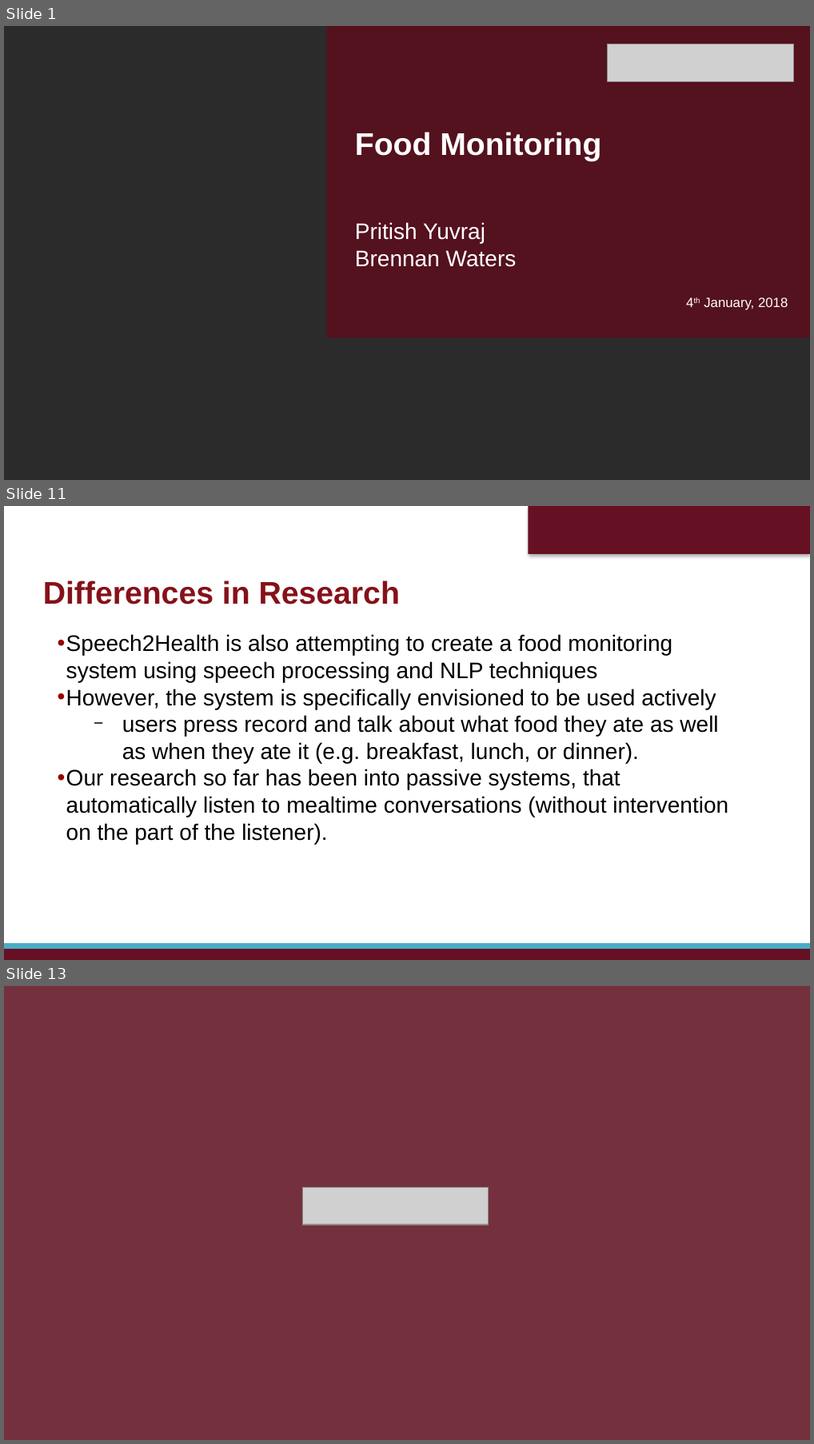
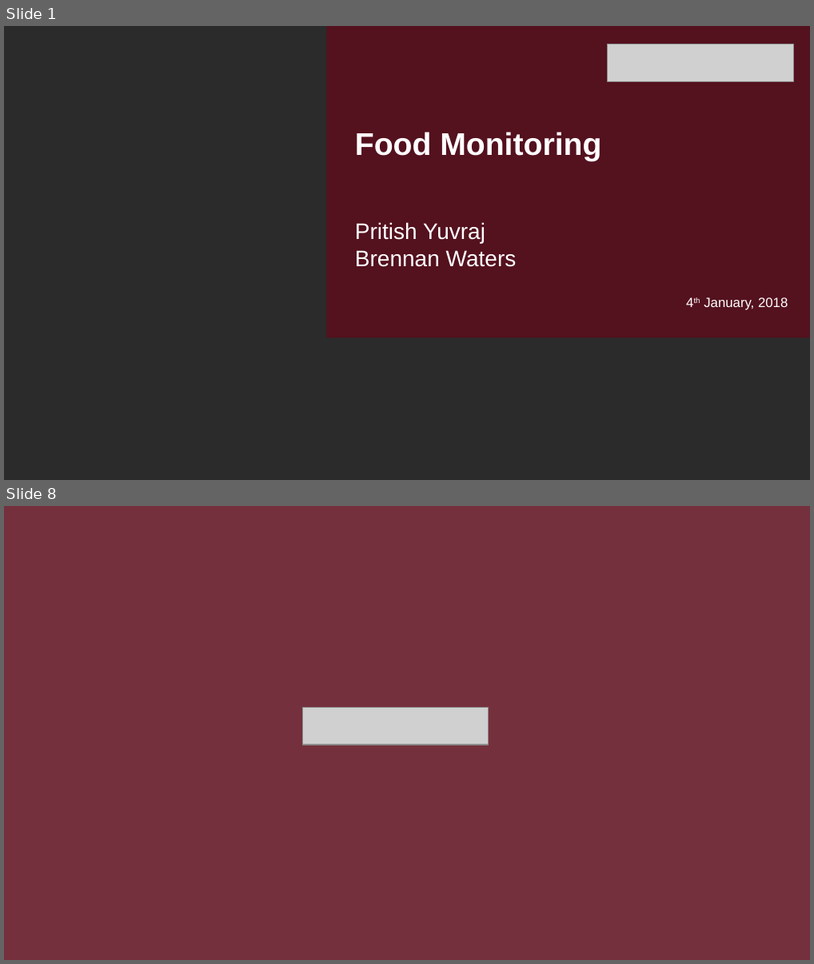
Before and after one commit to bwaters34/foodMonitoringNLP, a slide deck: Presentation/presentation1-11.pptx. Shown one above the other, each under a label of ours: slides 1, 11 and 13 before the commit, slides 1 and 8 after it; the slides between them are not shown. The pictures are 814x1444 and 814x964 pixels, drawn with LibreOffice and Linux fonts; fonts in the diff are those of the drawing; grey boxes stand for pictures; background and template pictures are left out; a plain dark background stands for a picture behind light text. Boxes give left, top, right and bottom in pixels: in the first picture for what was removed or moved away, otherwise in the second. Text is boxed around its words. In the diff, an @@ line names an element or a change of style, - is before the commit and + after.

```diff
--- a/Presentation/presentation1-11.pptx
+++ b/Presentation/presentation1-11.pptx
@@ slide 11 removed at (4, 506, 810, 960), background #FFFFFF @@
@@ rectangle removed at (528, 506, 810, 554) @@
@@ text removed at (43, 580, 400, 604) @@
-Differences in Research
@@ text removed at (66, 634, 729, 844) @@
-• Speech2Health is also attempting to create a food monitoring system using speech processing and NLP techniques
-• However, the system is specifically envisioned to be used actively
-  − users press record and talk about what food they ate as well as when they ate it (e.g. breakfast, lunch, or dinner).
-• Our research so far has been into passive systems, that automatically listen to mealtime conversations (without intervention on the part of the listener).
@@ rectangle removed at (4, 948, 810, 960) @@
@@ rectangle removed at (4, 943, 810, 948) @@
@@ what was slide 13 is now slide 8 @@
```
Also in this commit, not shown: 1 slide changed, 5 slides added, 9 other slides removed, 1 other file.
